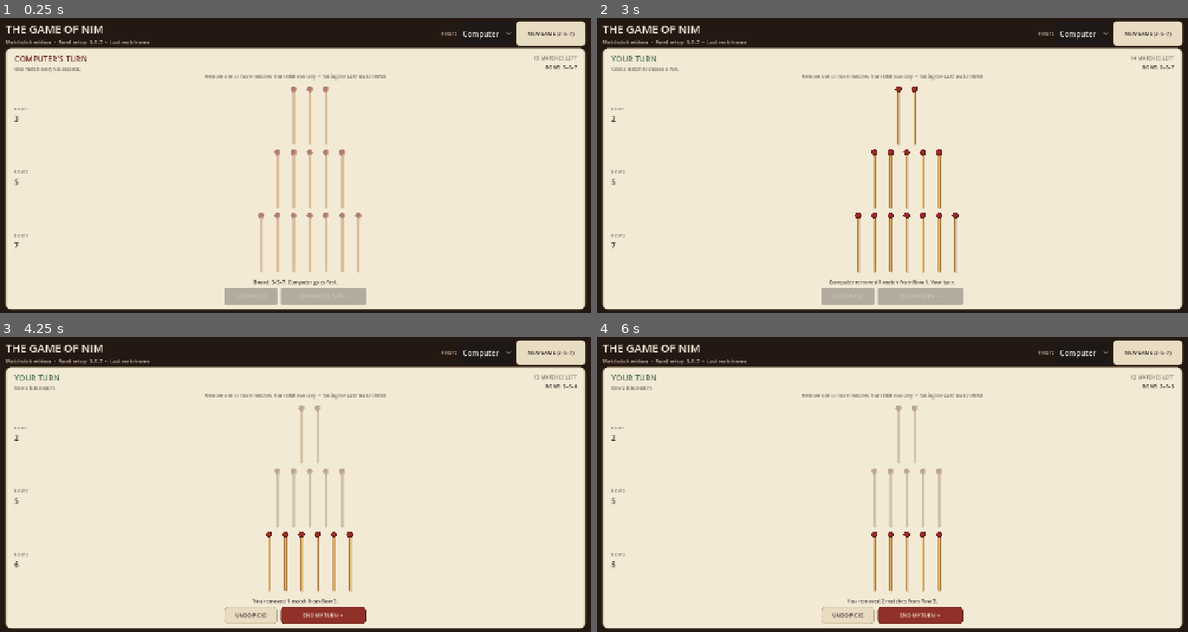
Above: before the commit, frames 1-4 (two rows, left to right).
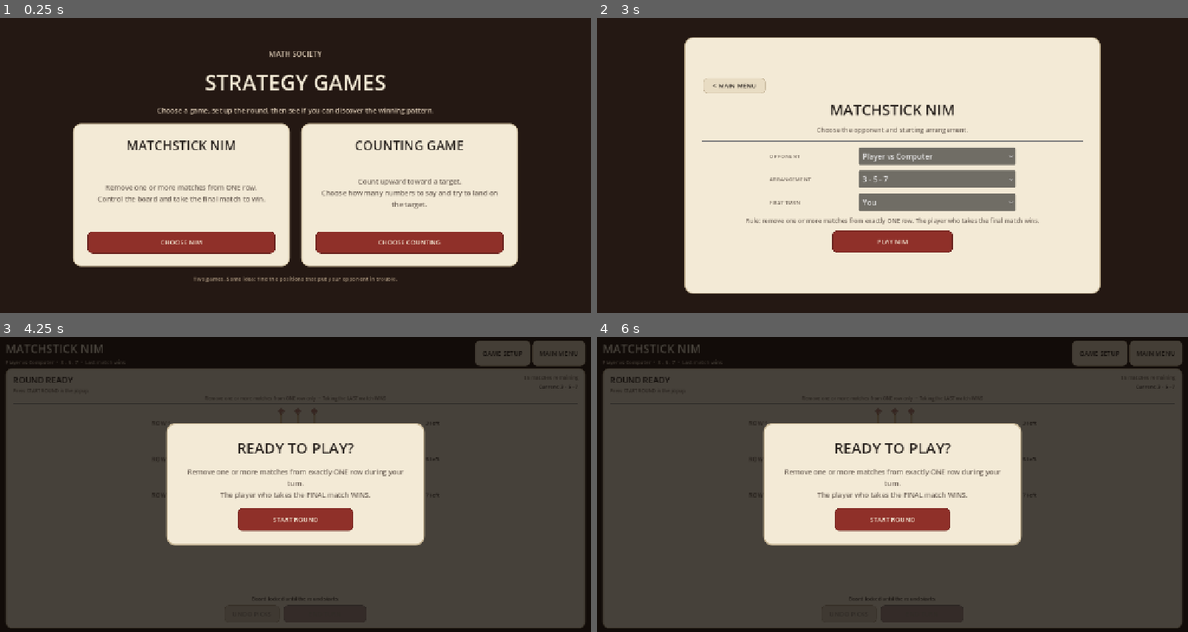
Above: after the commit, the same moments.

Repository: Integraxiii/The-Game-of-Nim
Game: Godot game, scene res://main.tscn
The game is run twice, just before and just after one commit, with the same random seed, the same clock (stepped at 60 frames per second) and the same inputs.
Inputs (mouse positions are in pixels of both pictures, inside the frame that each line leads up to):
- Up to frame 1 (0.25 s): no input
- Up to frame 2 (3 s): click (1146, 32) at 0.5 s, where only the run before the commit has a clickable "NEW GAME (3–5–7)"; click (1146, 32) at 1.25 s, where only the run before the commit has a clickable "NEW GAME (3–5–7)"; click (1081, 32) at 2 s, where only the run before the commit has a clickable "Computer"; click (780, 242) at 2.75 s, where only the run after the commit has a clickable "CHOOSE NIM"
- Up to frame 3 (4.25 s): click (295, 561) at 3.5 s, where only the run after the commit has a clickable "PLAY NIM"
- Up to frame 4 (6 s): click (892, 519) at 4.25 s, where only the run after the commit has a clickable "START ROUND"; click (1099, 354) at 5 s, where only the run after the commit has a clickable "GAME SETUP"; click (892, 561) at 5.75 s, where only the run after the commit has a clickable "PLAY NIM"

The runs differ from the first frame. In frame 1, 61% of the frame differs, in the area x 0-100%, y 1-99%; in frame 2, 43%; in frame 3, 76%, in the area x 0-100%, y 0-100%; in frame 4, 76%.

Commit message:
Use strategy games start screen

Diff:
--- a/main.tscn
+++ b/main.tscn
@@ -1,9 +1,9 @@
 [gd_scene load_steps=3 format=3]
 
-[ext_resource type="Script" path="res://scripts/normal_nim.gd" id="1_main"]
+[ext_resource type="Script" path="res://scripts/strategy_games.gd" id="1_main"]
 [ext_resource type="Script" path="res://scripts/background_music.gd" id="2_music"]
 
-[node name="NimMatchstickGame" type="Control"]
+[node name="StrategyGames" type="Control"]
 layout_mode = 3
 anchors_preset = 15
 anchor_right = 1.0
